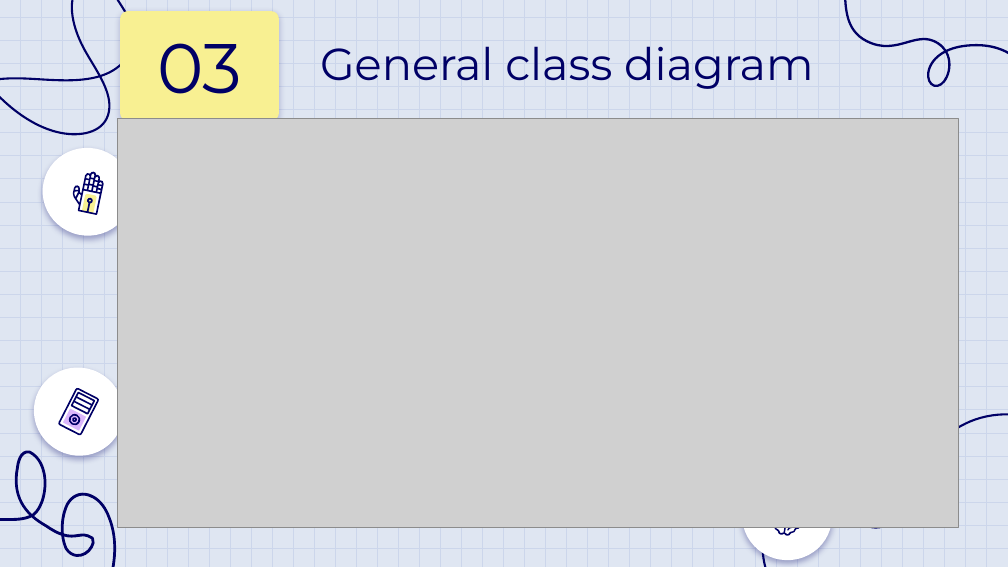
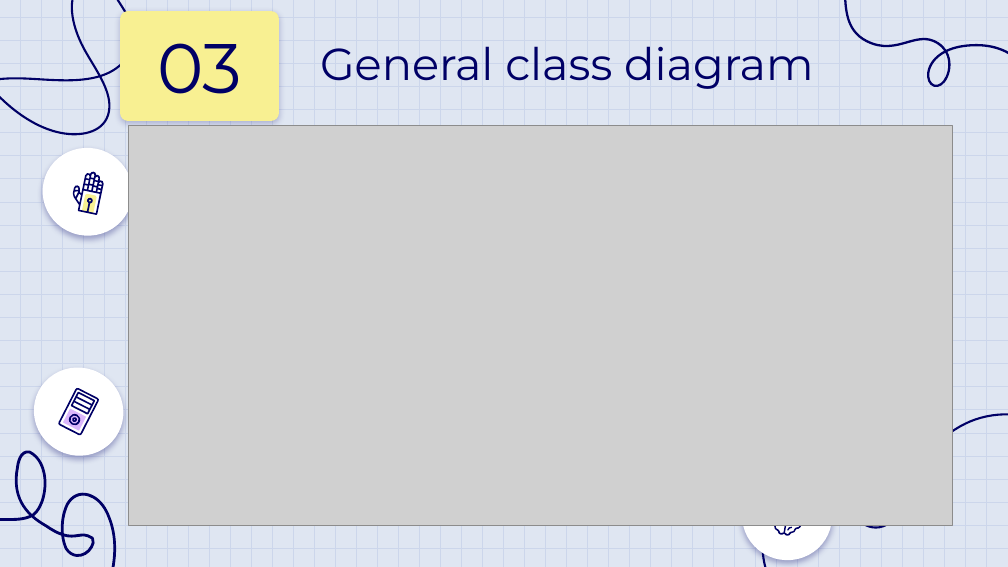
Before and after one commit to nvdang1811/OOLT.VN.20231-05, a slide deck: slide 4 of presentation/OOP_presentation_group5_20231.pptx. Drawn at 1008x567 pixels with LibreOffice and Linux fonts; fonts in the diff are those of the drawing; grey boxes stand for pictures. Boxes give left, top, right and bottom in pixels: in the first picture for what was removed or moved away, otherwise in the second. Text is boxed around its words. In the diff, an @@ line names an element or a change of style, - is before the commit and + after.

```diff
--- a/presentation/OOP_presentation_group5_20231.pptx
+++ b/presentation/OOP_presentation_group5_20231.pptx
@@ picture: place and size @@
-picture at [118, 119, 959, 528]
+picture at [128, 125, 952, 525]
@@ freeform shape added at [782, 521, 784, 525], fill #000066 @@
```
Also in this commit, not shown: 2 other slides changed, 4 other files.
